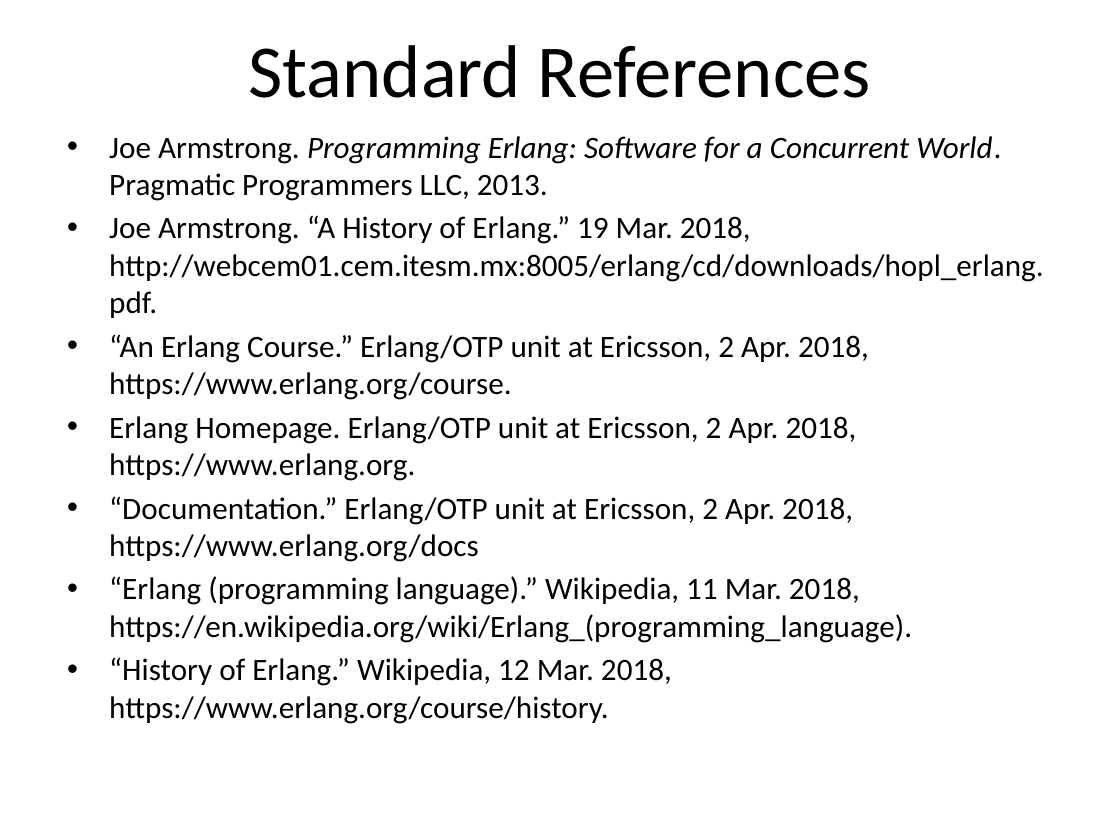
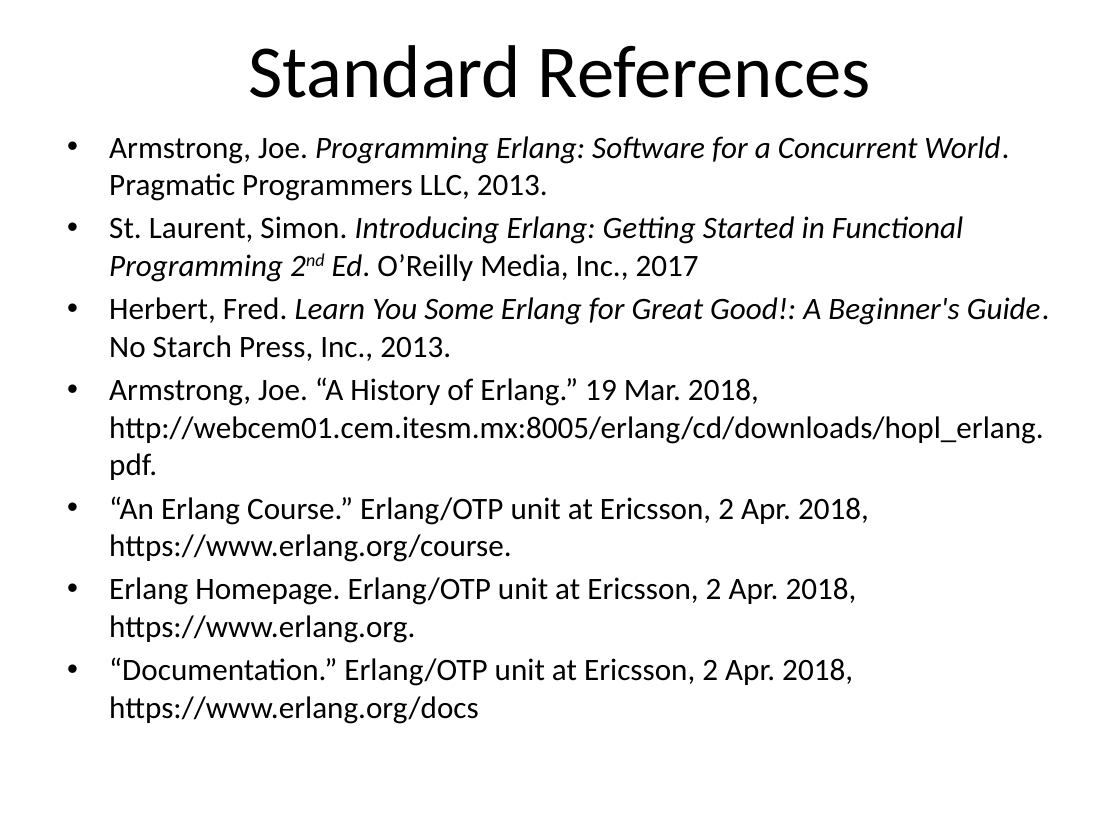
Before and after one commit to rmorgan1711/cs3210, a slide deck: slide 25 of teamProj/slides.pptx. Drawn at 1120x840 pixels with LibreOffice and Linux fonts; fonts in the diff are those of the drawing. Boxes give left, top, right and bottom in pixels: in the first picture for what was removed or moved away, otherwise in the second. Text is boxed around its words. In the diff, an @@ line names an element or a change of style, - is before the commit and + after.

Commit message:
complete presentation

```diff
--- a/teamProj/slides.pptx
+++ b/teamProj/slides.pptx
@@ text at (109,136,1050,480): text changed @@
-• Joe Armstrong. Programming Erlang: Software for a Concurrent World. Pragmatic Programmers LLC, 2013.
-• Joe Armstrong. “A History of Erlang.” 19 Mar. 2018, http://webcem01.cem.itesm.mx:8005/erlang/cd/downloads/hopl_erlang.pdf.
+• Armstrong, Joe. Programming Erlang: Software for a Concurrent World. Pragmatic Programmers LLC, 2013.
+• St. Laurent, Simon. Introducing Erlang: Getting Started in Functional Programming 2nd Ed. O’Reilly Media, Inc., 2017
+• Herbert, Fred. Learn You Some Erlang for Great Good!: A Beginner's Guide. No Starch Press, Inc., 2013.
+• Armstrong, Joe. “A History of Erlang.” 19 Mar. 2018, http://webcem01.cem.itesm.mx:8005/erlang/cd/downloads/hopl_erlang.pdf.
@@ text at (109,576,912,724): paragraphs removed @@
-• “Erlang (programming language).” Wikipedia, 11 Mar. 2018, https://en.wikipedia.org/wiki/Erlang_(programming_language).
-• “History of Erlang.” Wikipedia, 12 Mar. 2018, https://www.erlang.org/course/history.
```
Also in this commit, not shown: 1 other slide changed, 16 other files.
